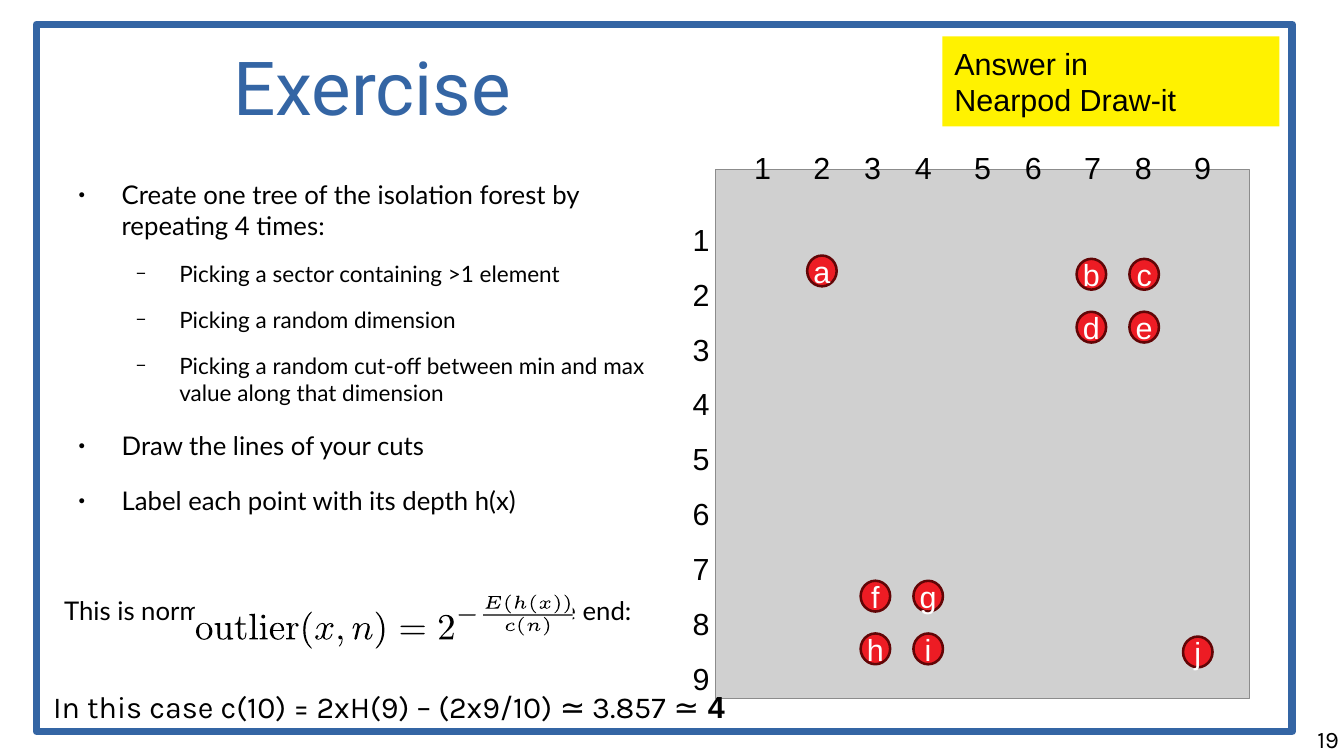
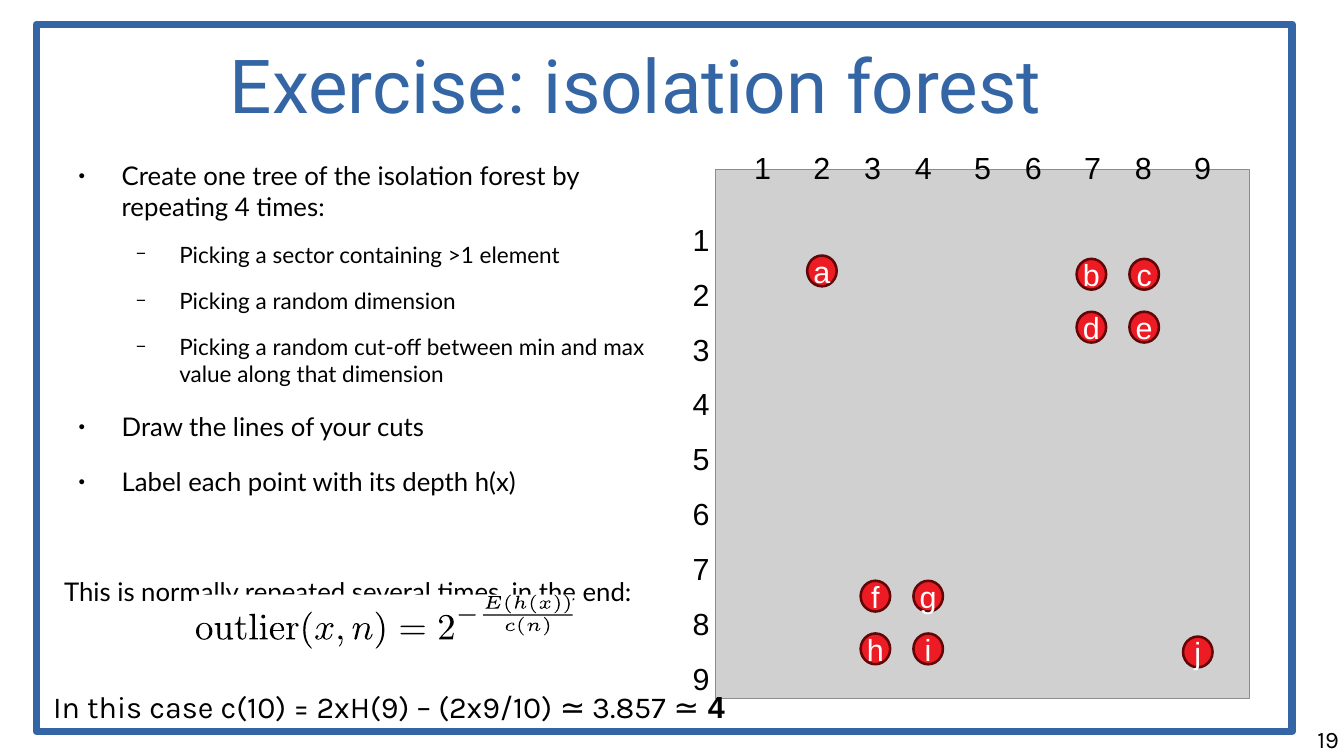
Before and after one commit to marco-calautti/data-mining-course, a slide deck: slide 19 of theory/odp/tt21_outliers_isolation.odp. Drawn at 1344x756 pixels with LibreOffice and Linux fonts; fonts in the diff are those of the drawing; grey boxes stand for pictures. Boxes give left, top, right and bottom in pixels: in the first picture for what was removed or moved away, otherwise in the second. Text is boxed around its words. In the diff, an @@ line names an element or a change of style, - is before the commit and + after.

```diff
--- a/theory/odp/tt21_outliers_isolation.odp
+++ b/theory/odp/tt21_outliers_isolation.odp
@@ title at box(230, 56, 1041, 114): text changed @@
-Exercise
+Exercise: isolation forest
@@ rectangle removed at box(943, 37, 1279, 127) @@
-Answer in
-Nearpod Draw-it
@@ text "Create one tree of the ...": place and size @@
-text "Create one tree of the ..." at box(64, 185, 644, 625)
+text "Create one tree of the ..." at box(64, 166, 644, 606)
```
Also in this commit, not shown: 16 other slides changed, 1 slide added, 1 slide removed, 7 other files.
